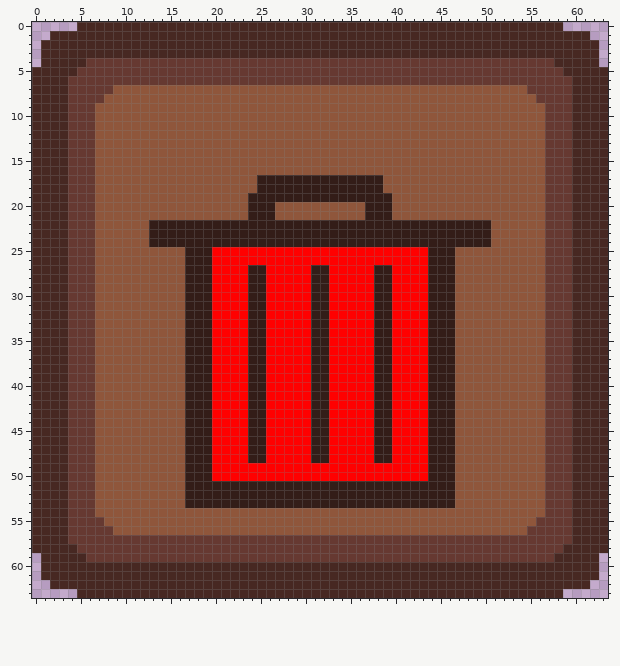
Two states of a pixel-art file, assets/textures/gui/deleteButton.aseprite. The first picture shows the starting point.
64x64 pixels, 1 frame. Colours within 5 levels of each other are drawn and written as one.
After:
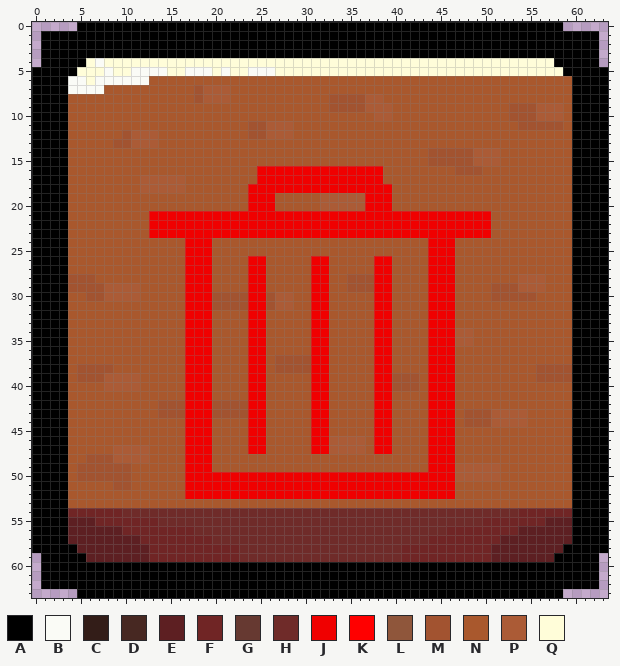
Palette (. is transparent): A #000000  B #fafbf6  C #331d18  D #472822  E #5d1f22  F #702525  G #663931  H #6f2b29  J #f00000  K #ff0000  L #8f563b  M #a25330  N #a9582d  P #ab5b36  Q #fffdd9
The exact change:
Changed rows in their new state; - is an unchanged pixel.
first column x 0:
 0 -----AAAAAAAAAAAAAAAAAAAAAAAAAAAAAAAAAAAAAAAAAAAAAAAAAAAAAA-----
 1 -AAAAAAAAAAAAAAAAAAAAAAAAAAAAAAAAAAAAAAAAAAAAAAAAAAAAAAAAAAAAAA-
 2 -AAAAAAAAAAAAAAAAAAAAAAAAAAAAAAAAAAAAAAAAAAAAAAAAAAAAAAAAAAAAAA-
 3 -AAAAAAAAAAAAAAAAAAAAAAAAAAAAAAAAAAAAAAAAAAAAAAAAAAAAAAAAAAAAAA-
 4 -AAAAAQBQQQQQQQQQQQQQQQQQQQQQQQQQQQQQQQQQQQQQQQQQQQQQQQQQQAAAAA-
 5 AAAAAQQQBQQBBBBQQBBBQBQQBBBQQQQQQQQQQQQQQQQQQQQQQQQQQQQQQQQAAAAA
 6 AAAABBQBBBBBBNNNNNNNNNNNNNNNNNNNNNNNNNNNNNNNNNNNNNNNNNNNNNNNAAAA
 7 AAAABBBBNNNNNNNNNNMPPPNNNNNNNNNNNNNNNNNNNNNNNNNNNNNNNNNNNNNNAAAA
 8 AAAANNNNNNNNNNNNNNMPPPNNNNNNNNNNNMMMMPPNNNNNNNNNNNNNNNNNNNNNAAAA
 9 AAAANNNNNNNNNNNNNNNNNNNNNNNNNNNNNMMMMPPPNNNNNNNNNNNNNMMMPPPNAAAA
10 AAAANNNNNNNNNNNNNNNNNNNNNNNNNNNNNNNNNNPPNNNNNNNNNNNNNMMMPPPNAAAA
11 AAAANNNNNNNNNNNNNNNNNNNNMMPPPNNNNNNNNNNNNNNNNNNNNNNNNNMMMMMNAAAA
12 AAAANNNNNNMPPPNNNNNNNNNNMMPPPNNNNNNNNNNNNNNNNNNNNNNNNNNNNNNNAAAA
13 AAAANNNNNMMPPPNNNNNNNNNNNNNNNNNNNNNNNNNNNNNNNNNNNNNNNNNNNNNNAAAA
14 AAAANNNNNNNNNNNNNNNNNNNNNNNNNNNNNNNNNNNNNNNNMMMMMPPPNNNNNNNNAAAA
15 AAAANNNNNNNNNNNNNNNNNNNNNNNNNNNNNNNNNNNNNNNNMMMMMPPPNNNNNNNNAAAA
16 AAAANNNNNNNNNNNNNNNNNNNNNJJJJJJJJJJJJJJNNNNNNNNMMMNNNNNNNNNNAAAA
17 AAAANNNNNNNNPPPPPNNNNNNNNJJJJJJJJJJJJJJNNNNNNNNNNNNNNNNNNNNNAAAA
18 AAAANNNNNNNNPPPPPNNNNNNNJJJJJJJJJJJJJJJJNNNNNNNNNNNNNNNNNNNNAAAA
19 AAAANNNNNNNNNNNNNNNNNNNNJJJNNNNNPPPPPJJJNNNNNNNNNNNNNNNNNNNNAAAA
20 AAAANNNNNNNNNNNNNNNNNNNNJJJNNNNNPPPPPJJJNNNNNNNNNNNNNNNNNNNNAAAA
21 AAAANNNNNNNNNJJJJJJJJJJJJJJJJJJJJJJJJJJJJJJJJJJJJJJNNNNNNNNNAAAA
22 AAAANNNNNNNNNJJJJJJJJJJJJJJJJJJJJJJJJJJJJJJJJJJJJJJNNNNNNNNNAAAA
23 AAAANNNNNNNNNJJJJJJJJJJJJJJJJJJJJJJJJJJJJJJJJJJJJJJNNNNNNNNNAAAA
24 AAAANNNNNNNNNNNNNJJJNNNNNNNNNNNNNNNNNNNNNNNNJJJNNNNNNNNNNNNNAAAA
25 AAAANNNNNNNNNNNNNJJJNNNNNNNNNNNNNNNNNNNNNNNNJJJNNNNNNNNNNNNNAAAA
26 AAAANNNNNNNNNNNNNJJJNNNNJJNNNNNJJNNNNNJJNNNNJJJNNNNNNNNNNNNNAAAA
27 AAAANNNNNNNNNNNNNJJJNNNNJJNNNNNJJNNNNNJJNNNNJJJNNNNNNNNNNNNNAAAA
28 AAAAMMMNNNNNNNNNNJJJNNNNJJNNNNNJJNNMMMJJNNNNJJJNNNNNNNPPPNNNAAAA
29 AAAAMMMMPPPPNNNNNJJJNNNNJJNNNNNJJNNMMMJJNNNNJJJNNNNMMMPPPNNNAAAA
30 AAAANNMMPPPPNNNNNJJJMMMMJJMPPNNJJNNNNNJJNNNNJJJNNNNMMMMMNNNNAAAA
31 AAAANNNNNNNNNNNNNJJJMMMMJJMPPNNJJNNNNNJJNNNNJJJNNNNNNNNNNNNNAAAA
32 AAAANNNNNNNNNNNNNJJJNNNNJJNNNNNJJNNNNNJJNNNNJJJNNNNNNNNNNNNNAAAA
33 AAAANNNNNNNNNNNNNJJJNNNNJJNNNNNJJNNNNNJJNNNNJJJNNNNNNNNNNNNNAAAA
34 AAAANNNNNNNNNNNNNJJJNNNNJJNNNNNJJNNNNNJJNNNNJJJPPNNNNNNNNNNNAAAA
35 AAAANNNNNNNNNNNNNJJJNNNNJJNNNNNJJNNNNNJJNNNNJJJPPNNNNNNNNNNNAAAA
36 AAAANNNNNNNNNNNNNJJJNNNNJJNNNNNJJNNNNNJJNNNNJJJNNNNNNNNNNNNNAAAA
37 AAAANNNNNNNNNNNNNJJJNNNNJJNMMMMJJNNNNNJJNNNNJJJNNNNNNNNNNNNNAAAA
38 AAAANMMMMNNNNNNNNJJJNNNNJJNMMMMJJNNNNNJJNNNNJJJNNNNNNNNNMMMMAAAA
39 AAAANMMMPPPPNNNNNJJJNNNNJJNNNNNJJNNNNNJJMMMNJJJNNNNNNNNNMMMMAAAA
40 AAAANNNNPPPPNNNNNJJJNNNNJJNNNNNJJNNNNNJJMMMNJJJNNNNNNNNNNNNNAAAA
41 AAAANNNNNNNNNNNNNJJJNNNNJJNNNNNJJNNNNNJJNNNNJJJNNNNNNNNNNNNNAAAA
42 AAAANNNNNNNNNNMMMJJJMMMMJJNNNNNJJNNNNNJJNNNNJJJNNNNNNNNNNNNNAAAA
43 AAAANNNNNNNNNNMMMJJJMMMMJJNNNNNJJNNNNNJJNNNNJJJNMMMPPPPNNNNNAAAA
44 AAAANNNNNNNNNNNNNJJJNNNNJJNNNNNJJNNNNNJJNNNNJJJNMMMPPPPNNNNNAAAA
45 AAAANNNNNNNNNNNNNJJJNNNNJJNNNNNJJNNNNNJJNNNNJJJNNNNNNNNNNNNNAAAA
46 AAAANNNNNNNNNNNNNJJJNNNNJJNNNNNJJPPPPNJJNNNNJJJNNNNNNNNNNNNNAAAA
47 AAAANNNNNPPPPNNNNJJJNNNNJJNNNNNJJPPPPNJJNNNNJJJNNNNNNNNNNNNNAAAA
48 AAAANNMMMPPPPNNNNJJJNNNNNNNNNNNNNNNNNNNNNNNNJJJNNNNNNNNNNNNNAAAA
49 AAAANMMMMMMNNNNNNJJJNNNNNNNNNNNNNNNNNNNNNNNNJJJPPPPPNNNNNNNNAAAA
50 AAAANMMMMMMNNNNNNJJJJJJJJJJJJJJJJJJJJJJJJJJJJJJPPPPPNNNNNNNNAAAA
51 AAAANNNNNMMNNNNNNJJJJJJJJJJJJJJJJJJJJJJJJJJJJJJNNNNNNNNNNNNNAAAA
52 AAAANNNNNNNNNNNNNJJJJJJJJJJJJJJJJJJJJJJJJJJJJJJNNNNNNNNNNNNNAAAA
53 AAAANNNNNNNNNNNNNNNNNNNNNNNNNNNNNNNNNNNNNNNNNNNNNNNNNNNNNNNNAAAA
54 AAAAFFFFFFHHHHHHHHHHHHHHHHHHHHHHHHHHHHHHHHHHHHHHHHHHHHFFFFFFAAAA
55 AAAAEEEFFFFFFFHHHHHHHHHHHHHHHHHHHHHHHHHHHHHHHHHHHHFFFFFFFEEEAAAA
56 AAAAEEEEEEFFFFFFFFHHHHHHHHHHHHHHHHHHHHHHHHHHHHFFFFFFFFEEEEEEAAAA
57 AAAAEEEEEEEEFFFFFFFFHHHHHHHHHHHHHHHHHHHHHHHHFFFFFFFFEEEEEEEEAAAA
58 AAAAAEEEEEEEEFFFFFFFFFFHHHHHHHHHHHHHHHHHHFFFFFFFFFFEEEEEEEEAAAAA
59 -AAAAAEEEEEEEFFFFFFFFFFHHHHHHHHHHHHHHHHHHFFFFFFFFFFEEEEEEEAAAAA-
60 -AAAAAAAAAAAAAAAAAAAAAAAAAAAAAAAAAAAAAAAAAAAAAAAAAAAAAAAAAAAAAA-
61 -AAAAAAAAAAAAAAAAAAAAAAAAAAAAAAAAAAAAAAAAAAAAAAAAAAAAAAAAAAAAAA-
62 -AAAAAAAAAAAAAAAAAAAAAAAAAAAAAAAAAAAAAAAAAAAAAAAAAAAAAAAAAAAAAA-
63 -----AAAAAAAAAAAAAAAAAAAAAAAAAAAAAAAAAAAAAAAAAAAAAAAAAAAAAA-----
